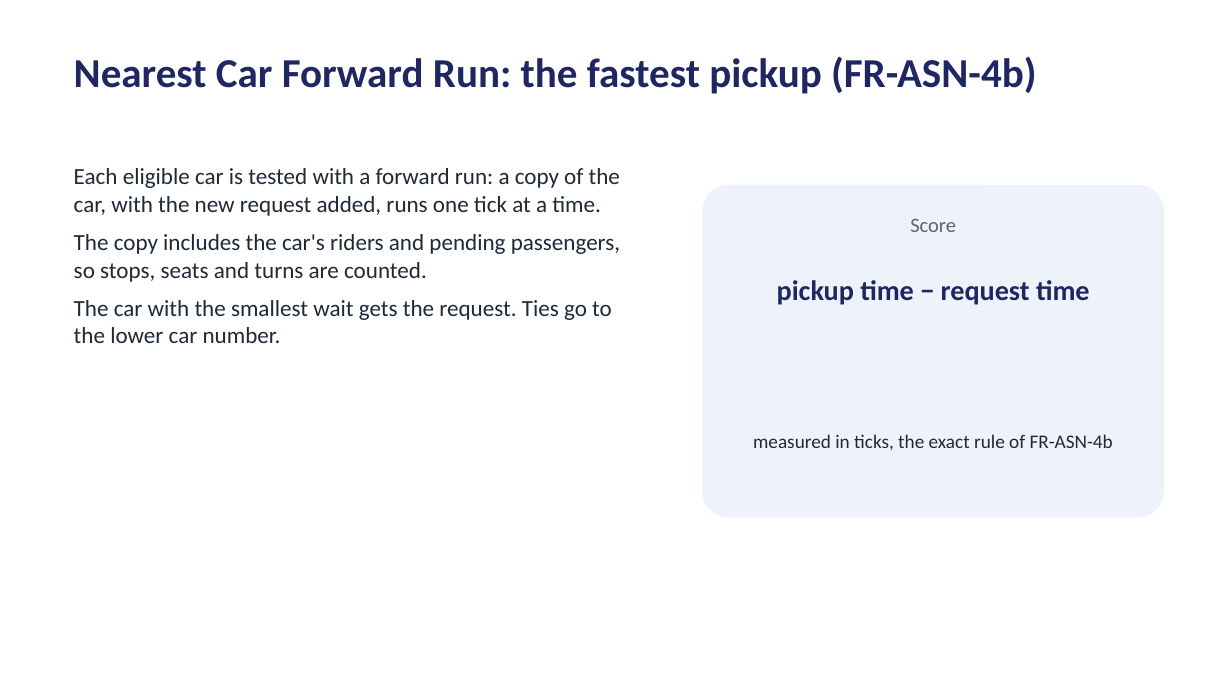
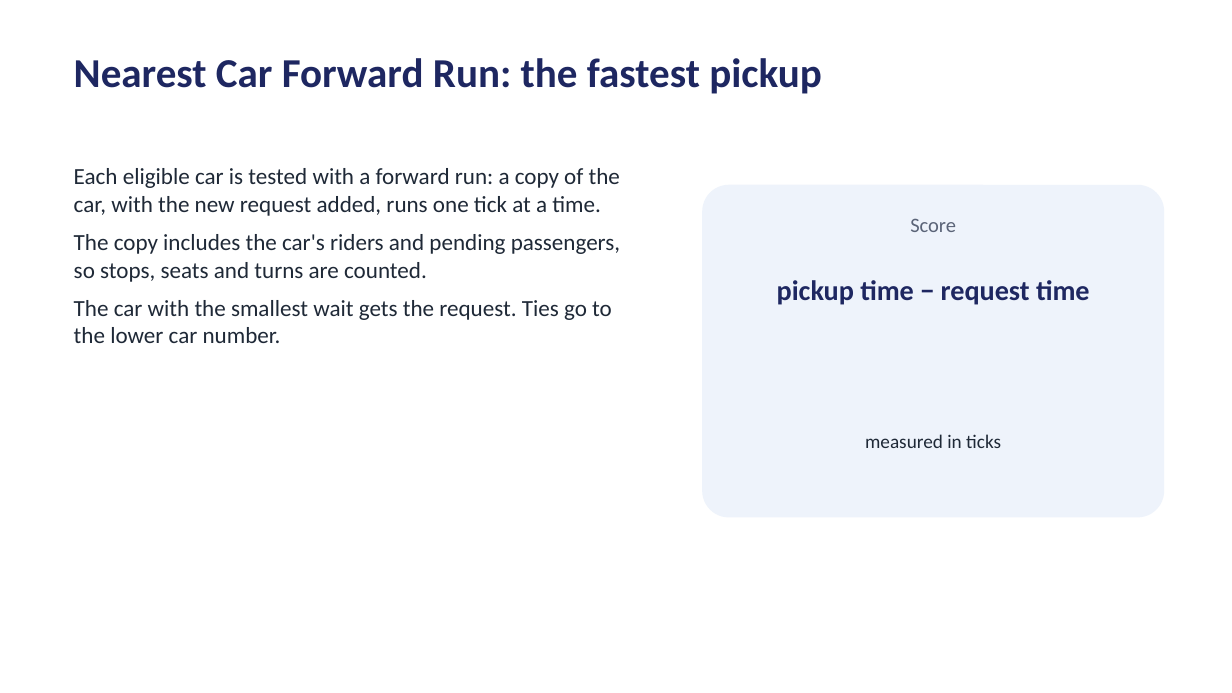
Before and after one commit to yashrajarora/kkr-simulator-python, a slide deck: slide 12 of docs/elevator_strategies_summary.pptx. Drawn at 1232x693 pixels with LibreOffice and Linux fonts; fonts in the diff are those of the drawing. Boxes give left, top, right and bottom in pixels: in the first picture for what was removed or moved away, otherwise in the second. Text is boxed around its words. In the diff, an @@ line names an element or a change of style, - is before the commit and + after.

Commit message:
Changes to nearest car scenario and other sample data changes

```diff
--- a/docs/elevator_strategies_summary.pptx
+++ b/docs/elevator_strategies_summary.pptx
@@ text at [74,58,822,94]: text changed @@
-Nearest Car Forward Run: the fastest pickup (FR-ASN-4b)
+Nearest Car Forward Run: the fastest pickup
@@ text at [865,434,1001,448]: text changed @@
-measured in ticks, the exact rule of FR-ASN-4b
+measured in ticks
```
Also in this commit, not shown: 10 other slides changed, 6 slides added, 13 other files.
